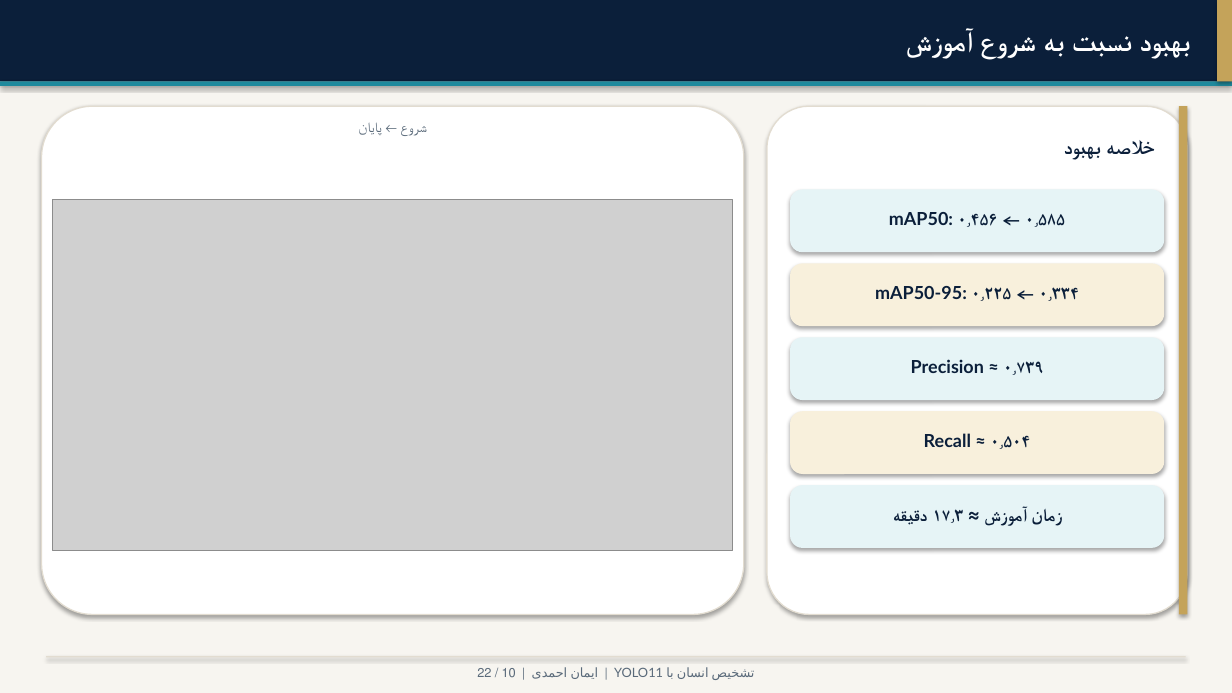
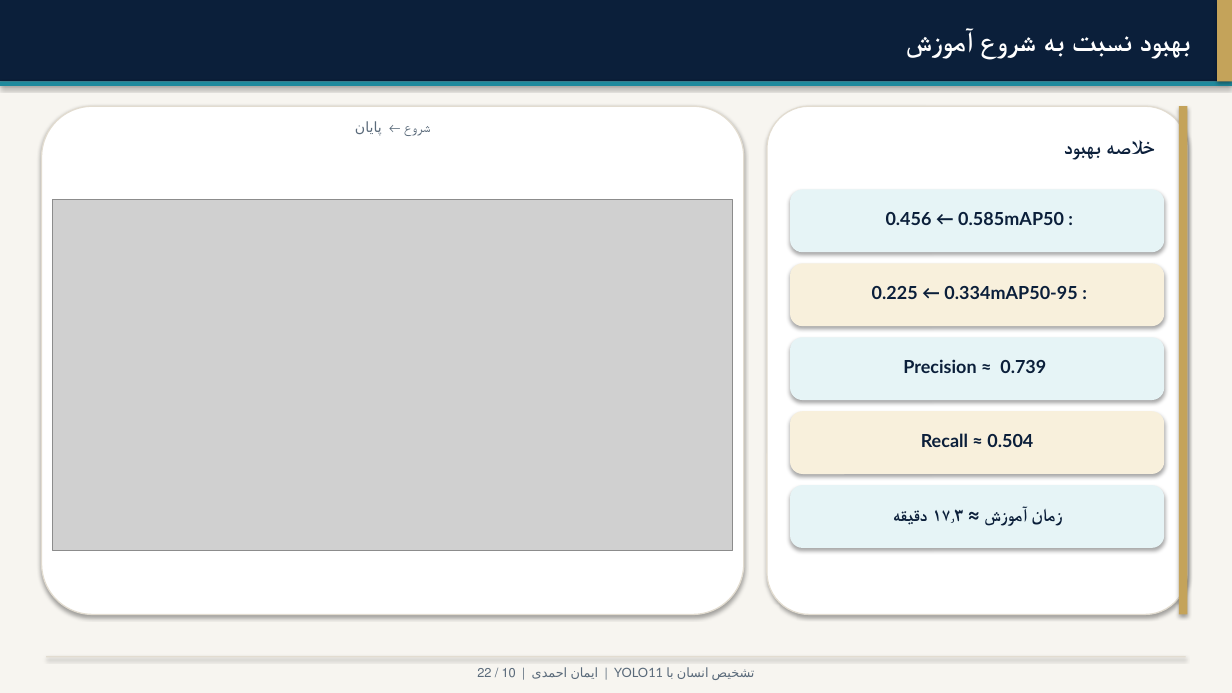
Before and after one commit to DevimanAI/Yolo11-Human-Detection, a slide deck: slide 10 of docs/thesis/Defense_Presentation_YOLO11.pptx. Drawn at 1232x693 pixels with LibreOffice and Linux fonts; fonts in the diff are those of the drawing; grey boxes stand for pictures. Boxes give left, top, right and bottom in pixels: in the first picture for what was removed or moved away, otherwise in the second. Text is boxed around its words. In the diff, an @@ line names an element or a change of style, - is before the commit and + after.

```diff
--- a/docs/thesis/Defense_Presentation_YOLO11.pptx
+++ b/docs/thesis/Defense_Presentation_YOLO11.pptx
@@ text "شروع ← پایان" rewrapped from [359, 37, 1036, 135] to [355, 37, 1036, 135] @@
@@ text at [872, 212, 1064, 299]: text changed @@
-mAP50-95: ۰٫۲۲۵ ← ۰٫۳۳۴
+mAP50-95 : 0.225 ← 0.334
@@ text at [886, 212, 1004, 225]: text changed @@
-mAP50: ۰٫۴۵۶ ← ۰٫۵۸۵
+mAP50 : 0.456 ← 0.585
@@ text at [903, 359, 1046, 373]: text changed @@
-Precision ≈ ۰٫۷۳۹
+Precision ≈ 0.739
@@ text at [921, 433, 1033, 447]: text changed @@
-Recall ≈ ۰٫۵۰۴
+Recall ≈ 0.504
```
Also in this commit, not shown: 4 other slides changed, 3 other files.
